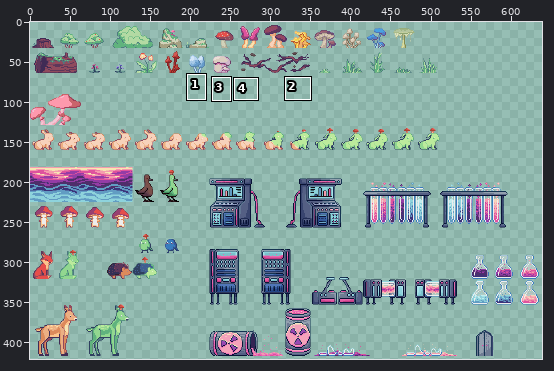
Sprite sheet, stored at Sprites/props/props.png. Above, an overview of the earlier version with the close-up marked.
Close-up. First the earlier version:
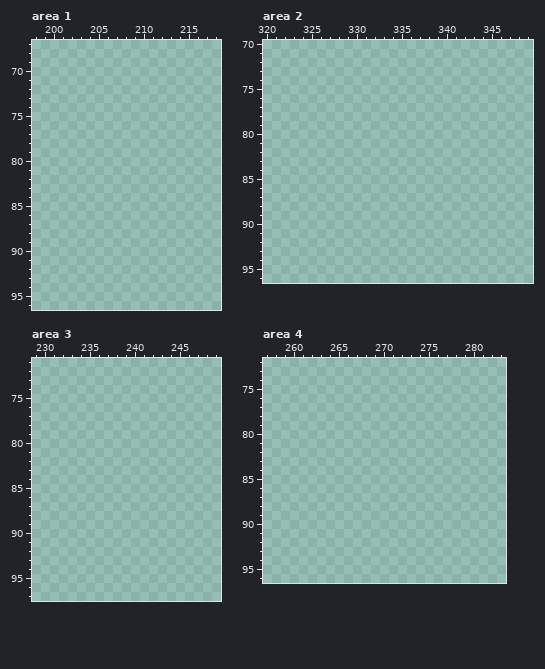
The file is 1080x512 pixels. Pixels under 10% opacity are left out. Colours within 5 levels of each other are drawn and written as one. Shown: area 1: x 198..218, y 67..96; area 2: x 320..349, y 70..96; area 3: x 229..249, y 71..97; area 4: x 257..283, y 72..96. The wide view leaves out empty margins. The commit also changed other parts of the picture, which this record leaves out.
Palette (. is transparent): 
After the commit:
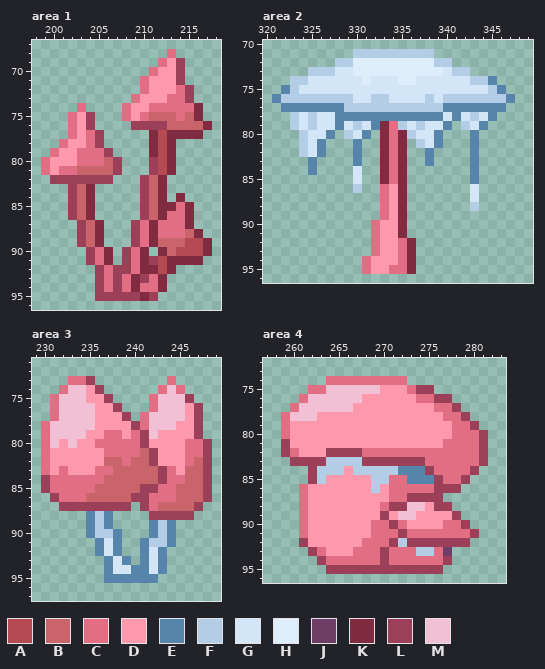
Colours new in this view: A #b64a52  B #c9646b  C #e26e84  D #fe99ad  E #5784ab  F #b2cde5  G #d3e6f7  H #ddedfb  J #6c3d65  K #812b41  L #9c3f58  M #f2c0d4
Difference:
Area 1:
y 68: x 213 . -> C
y 69: x 212..214 ... -> CDL
y 70: x 211..214 .... -> CDDL
y 71: x 210..214 ..... -> CDDDL
y 72: x 210..215 ...... -> CDDDCL
y 73: x 209..215 ....... -> CDDDCCL
y 74: x 203 . -> C; x 208..216 ......... -> CDDCCCCCK
y 75: x 202..204 ... -> CDL; x 208..216 ......... -> CDCBBBCBK
y 76: x 202..204 ... -> CDL; x 209..217 ......... -> LLLLBBBBK
y 77: x 202..205 .... -> CDCL; x 211..216 ...... -> KAKKKK
y 78: x 201..205 ..... -> CDDCL; x 211..213 ... -> KAK
y 79: x 200..206 ....... -> CDDCCCL; x 211..213 ... -> KAK
y 80: x 199..207 ......... -> CDDDCCCBL; x 211..213 ... -> LAK
y 81: x 199..207 ......... -> CDCCBBBBL; x 211..213 ... -> LAK
y 82: x 200..206 ....... -> LLLLLLL; x 210..212 ... -> LBK
y 83: x 202..204 ... -> LBK; x 210..212 ... -> LBK
y 84: x 202..204 ... -> LBK; x 210..212 ... -> LBK; x 214 . -> K
y 85: x 202..204 ... -> LBK; x 210..215 ...... -> LBKKCK
y 86: x 202..204 ... -> LBK; x 210..215 ...... -> LBKCCK
y 87: x 203..205 ... -> LBK; x 209..215 ....... -> LCKCCCK
y 88: x 203..205 ... -> LBK; x 209..216 ........ -> LCKCCCBK
y 89: x 203..205 ... -> LBK; x 209..217 ......... -> LCKBBBAAK
y 90: x 204..206 ... -> LCK; x 208..210 ... -> LCK; x 212..217 ...... -> KBAAAK
y 91: x 204..206 ... -> LCK; x 208..216 ......... -> LCKLAKKKK
y 92: x 205..213 ......... -> LCLLCKKAK
y 93: x 205..212 ........ -> LCLCKLCK
y 94: x 205..212 ........ -> LCLCKCCK
y 95: x 205..211 ....... -> LLLLLKL
Area 2:
y 71: x 330..338 ......... -> FFFFFFFFF
y 72: x 328..340 ............. -> FFHHHHHHHHHFF
y 73: x 325..342 .................. -> FFFGGHHHHHHHHHHGFF
y 74: x 323..345 ....................... -> FFGGGGGGHGGGHHGGGGGGFFE
y 75: x 322..346 ......................... -> EFGGGGGGGGGGGGGGGGGGGGGFE
y 76: x 321..347 ........................... -> EFFFFFFFFGGFFGGGGFGFFFFFFFE
y 77: x 322..346 ......................... -> EEEEEEEFFFFFFFFFFFEEEEEEE
y 78: x 323..345 ....................... -> FGFGGEEEEEEEEEEEEGEGFGE
y 79: x 323..340 .................. -> FGFGGEGFGEKCFGFGGE; x 342..344 ... -> FGE
y 80: x 324..327 .... -> FGGE; x 329..331 ... -> FGE; x 333..339 ....... -> KCKFGGE; x 343 . -> E
y 81: x 324..326 ... -> FGE; x 330 . -> E; x 333..335 ... -> KCK; x 337..339 ... -> FGE; x 343 . -> E
y 82: x 324..326 ... -> FGE; x 330 . -> E; x 333..335 ... -> KCK; x 338 . -> E; x 343 . -> E
y 83: x 325 . -> E; x 330 . -> E; x 333..335 ... -> KCK; x 338 . -> E; x 343 . -> E
y 84: x 325 . -> E; x 330 . -> G; x 333..335 ... -> KCK; x 343 . -> E
y 85: x 330 . -> G; x 333..335 ... -> KCK; x 343 . -> E
y 86: x 330 . -> F; x 333..335 ... -> CDK; x 343 . -> G
y 87: x 333..335 ... -> CDK; x 343 . -> G
y 88: x 333..335 ... -> CDK; x 343 . -> F
y 89: x 333..335 ... -> CDK
y 90..91: x 332..335 .... -> CDDK
y 92..93: x 332..336 ..... -> CDDCK
y 94: x 331..336 ...... -> CDDDCK
y 95: x 331..336 ...... -> CDDCCK
Area 3:
y 73: x 233..235 ... -> CCL; x 244 . -> C
y 74: x 232..236 ..... -> CMMDL; x 243..245 ... -> CMC
y 75: x 231..237 ....... -> CMMMDDL; x 242..246 ..... -> CMMML
y 76: x 231..238 ........ -> CMMMMDDL; x 242..247 ...... -> CMMMDL
y 77: x 231..239 ......... -> CMMMMDDDL; x 241..247 ....... -> CMMMMDL
y 78: x 230..247 .................. -> CMMMMMDDDDLCMMMDDL
y 79: x 230..247 .................. -> CMMMMDDCCDCLMDDDDL
y 80: x 230..248 ................... -> CMDMDDCCCCCLDDDDCCL
y 81: x 230..248 ................... -> CDDDDDDCCCCBLDDDCCL
y 82: x 230..248 ................... -> CDDDDDDBBCBBLDDDCBL
y 83: x 230..248 ................... -> CDCDDDCCBBBBBLCDBBL
y 84: x 230..248 ................... -> LCCCCCCBBBBBBLCCBBL
y 85: x 230..248 ................... -> LCCCCCBBBBBLLCCBBBL
y 86: x 231..248 .................. -> LCCCBBBBBLLCCCBBBL
y 87: x 232..239 ........ -> LLLLLLLL; x 241..247 ....... -> LCBBBBL
y 88: x 235..237 ... -> EFE; x 242..246 ..... -> LLLLL
y 89: x 235..237 ... -> EFE; x 242..244 ... -> EFE
y 90: x 235..238 .... -> EFFE; x 242..244 ... -> EFE
y 91: x 236..238 ... -> EGE; x 241..244 .... -> EFFE
y 92: x 236..238 ... -> EGE; x 241..243 ... -> EGE
y 93: x 237..239 ... -> EGE; x 241..243 ... -> EGE
y 94: x 237..243 ....... -> EGGEEGE
y 95: x 237..242 ...... -> EEEEEE
Area 4:
y 74: x 264..272 ......... -> CCCCCCCCC
y 75: x 262..275 .............. -> CCMMMMMMDDDCLL
y 76: x 261..277 ................. -> CMMMMMMDDDDDDCCLL
y 77: x 260..278 ................... -> CMMMMMMDDDDDDDDDCCL
y 78: x 259..279 ..................... -> CMMMDDDDDDDDDDDDDDCCL
y 79: x 259..280 ...................... -> CDDDDDDDDDDDDDDDDDDCCL
y 80: x 259..281 ....................... -> CDDDDDDDDDDDDDDDDDDCCCL
y 81: x 259..281 ....................... -> LDDDDDDDDDDDDDDDDDCCCCL
y 82: x 259..281 ....................... -> LCDDDLLLLCCCCCCCCCCCCCL
y 83: x 260..281 ...................... -> LLLLFFFFLLLLLLLCCCCCCL
y 84: x 262..280 ................... -> LFFFDFFFFFEEELCCCCL
y 85: x 262..279 .................. -> LFDDDDDFFCCEEELCCL
y 86: x 261..278 .................. -> CDDDDDDDFDCCCCCLLL
y 87: x 261..276 ................ -> CDDDDDDDDDCCLLLL
y 88: x 261..277 ................. -> CDDDDDDDDCLLMMDLL
y 89: x 261..278 .................. -> CDDDDDDDDLDMMDDDDL
y 90: x 261..279 ................... -> CDDDDDDDCCLCDDDDCCL
y 91: x 261..280 .................... -> CDDDDDDDCCCLCCCCCCCL
y 92: x 261..279 ................... -> LDDDDDDCCCLFLLLLLLL
y 93: x 262..277 ................ -> LCDDDCCCLCCCFFCJ
y 94: x 263..277 ............... -> LCCCCCCLCCCCCCL
y 95: x 264..276 ............. -> LLLLLLLLLLLLL
Boxes around the changes in both close-ups, in picture pixels (x1, y1, x2, y2):
added: (41, 49, 212, 301)
added: (272, 49, 515, 274)
added: (41, 376, 212, 583)
added: (281, 376, 488, 574)
